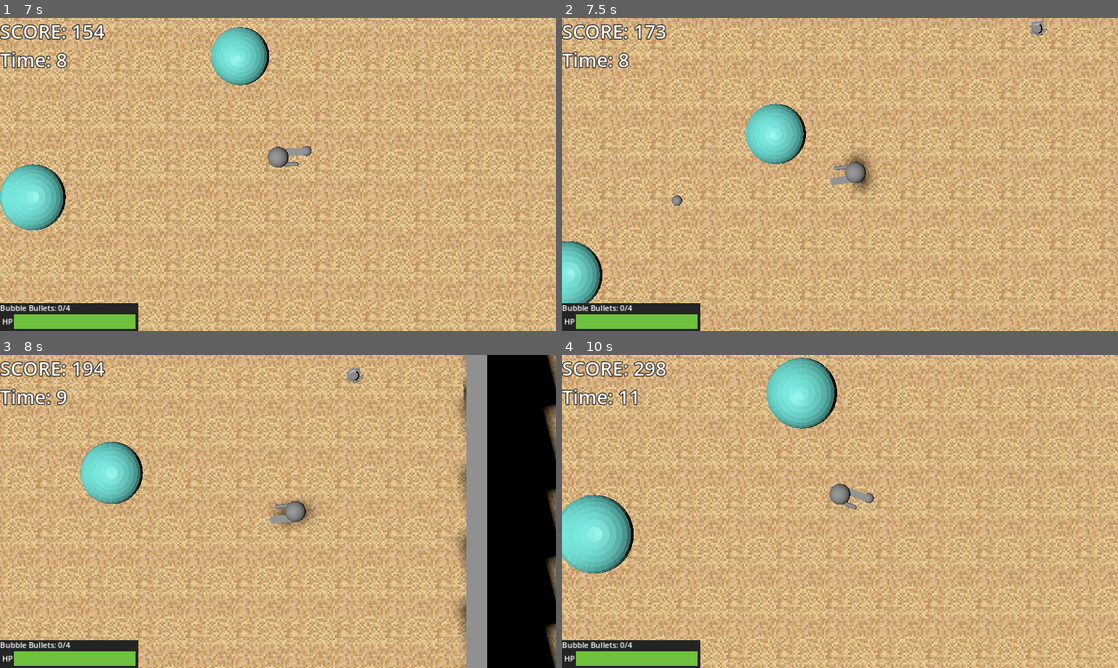
Above: before the commit, frames 1-4 (two rows, left to right).
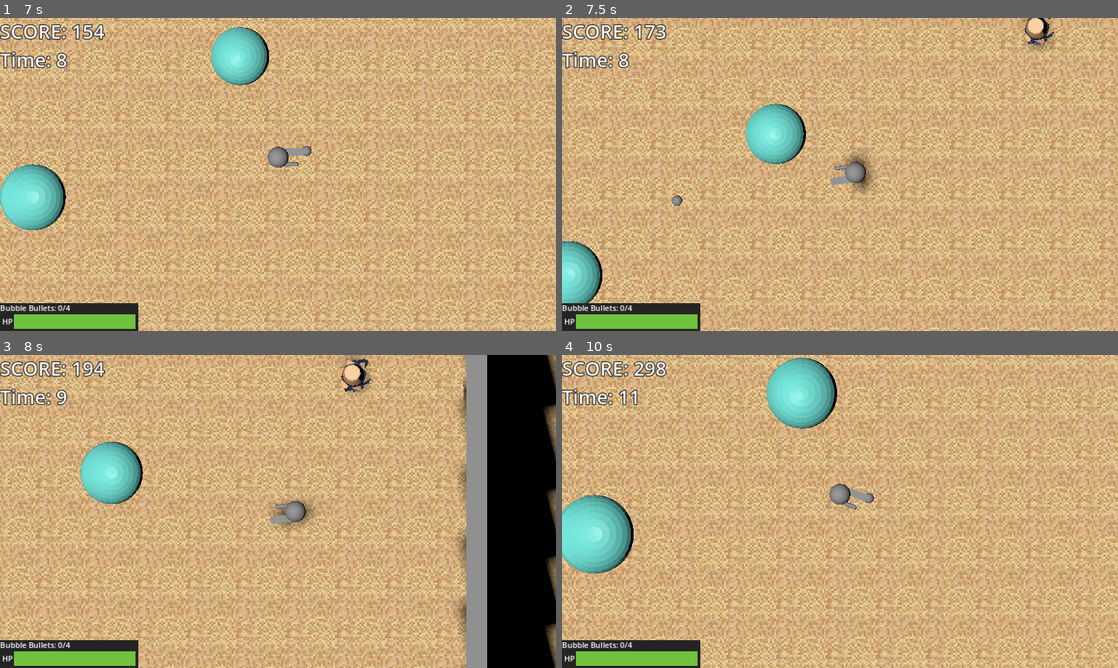
Above: after the commit, the same moments.

Repository: BlackBarman/GGJ_2025
Game: Godot game, scene res://Levels/level.tscn
Two runs of this game, one before a commit and one after it. Both use one fixed random seed, a clock stepped at 60 frames per second and the inputs below.
Inputs (mouse positions are in pixels of both pictures, inside the frame that each line leads up to):
- Up to frame 1 (7 s): tap Enter (ui_accept) at 0.5, 0.77, 1.52, 3.02, 3.77, 4.52, 6.02, 6.77 s; move the mouse to (400, 158) at 0.52 s; press the mouse at (400, 158) at 0.53 s; hold Right (ui_right) 0.53-1.28 s; move the mouse to (166, 190) at 1.27 s; release the mouse at (166, 190) at 1.28 s; hold Down (ui_down) 1.28-2.03 s; click (166, 190) at 1.35 s; move the mouse to (333, 105) at 2.02 s; press the mouse at (333, 105) at 2.03 s; hold Right (ui_right) 2.03-2.78 s; move the mouse to (250, 237) at 2.77 s; release the mouse at (250, 237) at 2.78 s; hold Up (ui_up) 2.78-3.53 s; click (250, 237) at 2.85 s; move the mouse to (444, 221) at 3.52 s; press the mouse at (444, 221) at 3.53 s; hold Left (ui_left) 3.53-5.03 s; move the mouse to (111, 127) at 4.27 s; release the mouse at (111, 127) at 4.28 s; click (111, 127) at 4.35 s; move the mouse to (305, 174) at 5.02 s; press the mouse at (305, 174) at 5.03 s; hold Down (ui_down) 5.03-5.78 s; move the mouse to (194, 96) at 5.77 s; release the mouse at (194, 96) at 5.78 s; hold Right (ui_right) 5.78-6.53 s; click (194, 96) at 5.85 s; move the mouse to (400, 158) at 6.52 s; press the mouse at (400, 158) at 6.53 s; hold Up (ui_up) from 6.53 s (still down)
- Up to frame 2 (7.5 s): move the mouse to (728, 190) at 7.27 s; release Up (ui_up) at 7.28 s; release the mouse at (728, 190) at 7.28 s; hold Right (ui_right) from 7.28 s (still down); click (728, 190) at 7.35 s
- Up to frame 3 (8 s): keep holding Right (ui_right); tap Enter (ui_accept) at 7.52 s
- Up to frame 4 (10 s): move the mouse to (895, 442) at 8.02 s; release Right (ui_right) at 8.03 s; press the mouse at (895, 442) at 8.03 s; hold Down (ui_down) 8.03-8.78 s; move the mouse to (812, 574) at 8.77 s; release the mouse at (812, 574) at 8.78 s; hold Left (ui_left) 8.78-9.53 s; click (812, 574) at 8.85 s; tap Enter (ui_accept) at 9.02, 9.77 s; move the mouse to (1006, 558) at 9.52 s; press the mouse at (1006, 558) at 9.53 s; hold Up (ui_up) from 9.53 s (still down)

Frame 1 is identical in both runs. In frame 2, 0.4% of the frame differs, in the area x 82-89%, y 0-11%; in frame 3, 0.5%, in the area x 60-67%, y 0-13%; in frame 4, less than 0.1%.

Commit message:
Added animation to enemie

Diff:
--- a/ggj_2025/Art/Materials/BaseToon.tres
+++ b/ggj_2025/Art/Materials/BaseToon.tres
@@ -1,3 +1,7 @@
-[gd_resource type="StandardMaterial3D" format=3 uid="uid://xo1j38aiabwg"]
+[gd_resource type="StandardMaterial3D" load_steps=2 format=3 uid="uid://ckb2rx2effxrw"]
+
+[ext_resource type="Texture2D" uid="uid://dyhuiiuas7dgo" path="res://Art/Textures/Trimsheet_BaseColors.png" id="1_ynpgv"]
 
 [resource]
+albedo_texture = ExtResource("1_ynpgv")
+texture_filter = 0
--- a/ggj_2025/LevelIngredients/chase_enemy.gd
+++ b/ggj_2025/LevelIngredients/chase_enemy.gd
@@ -47,7 +47,7 @@
 		rotation.z =0
 		var distance_to_bubble = nav_agent.distance_to_target()
 
-		if distance_to_bubble - 0.7 < bubble_size.x:
+		if distance_to_bubble - 0.9 < bubble_size.x:
 			velocity = Vector3(0,0,0)
 			target_bubble._decrease_size(delta/damage_to_bubble)
 		else:
--- a/ggj_2025/LevelIngredients/chase_enemy.tscn
+++ b/ggj_2025/LevelIngredients/chase_enemy.tscn
@@ -1,11 +1,15 @@
-[gd_scene load_steps=5 format=3 uid="uid://cqe7wxyus1eu7"]
+[gd_scene load_steps=8 format=3 uid="uid://cqe7wxyus1eu7"]
 
 [ext_resource type="Script" path="res://LevelIngredients/chase_enemy.gd" id="1_goor2"]
 [ext_resource type="PackedScene" uid="uid://csdsbossambhx" path="res://Art/Blockout/Mesh_ChaseEnemy.gltf" id="2_1i2q0"]
+[ext_resource type="PackedScene" uid="uid://lg4uwisgtca7" path="res://LevelIngredients/mesh_enemy_Mesh.tscn" id="3_wg4sq"]
+[ext_resource type="Script" path="res://LevelIngredients/mesh_enemy_mesh.gd" id="4_gxrsl"]
 
 [sub_resource type="CapsuleShape3D" id="CapsuleShape3D_q38e3"]
 
 [sub_resource type="SphereShape3D" id="SphereShape3D_j3jo5"]
+
+[sub_resource type="AnimationRootNode" id="AnimationRootNode_lri68"]
 
 [node name="ChaseEnemy" type="CharacterBody3D" groups=["EnemyGroup", "enemies"]]
 script = ExtResource("1_goor2")
@@ -33,5 +37,30 @@
 
 [node name="Mesh_ChaseEnemy" parent="." instance=ExtResource("2_1i2q0")]
 transform = Transform3D(-0.00249795, -0.00400287, 0.999989, 0.00218327, 0.99999, 0.00400833, -0.999994, 0.00219327, -0.00248918, 0, 0, 0)
+visible = false
+
+[node name="Mesh_Enemy" parent="." instance=ExtResource("3_wg4sq")]
+transform = Transform3D(-8.74228e-08, 0, 2, 0, 2, 0, -2, 0, -8.74228e-08, 0, -0.0126564, 0)
+script = ExtResource("4_gxrsl")
+
+[node name="Skeleton3D" parent="Mesh_Enemy/Rootctr" index="0"]
+bones/0/position = Vector3(0, 0.647116, 0)
+bones/0/rotation = Quaternion(0.0557429, 0, 0, 0.998445)
+bones/2/rotation = Quaternion(0, -0.40995, 0, 0.912108)
+bones/9/rotation = Quaternion(0.14511, 0.705201, 0.692927, 0.0385657)
+bones/11/rotation = Quaternion(0.891952, 0, 0.452131, 0)
+bones/13/rotation = Quaternion(0, 0.939505, 0, -0.342535)
+bones/19/rotation = Quaternion(0.449978, 0.609903, 0.546772, 0.355779)
+bones/21/rotation = Quaternion(0.892152, 0, 0.451735, 0)
+bones/23/rotation = Quaternion(0, 0.939939, 0, -0.341343)
+
+[node name="AnimationTree" type="AnimationTree" parent="."]
+deterministic = false
+root_node = NodePath("../Mesh_Enemy")
+tree_root = SubResource("AnimationRootNode_lri68")
+advance_expression_base_node = NodePath("../Mesh_Enemy/AnimationPlayer")
+anim_player = NodePath("../Mesh_Enemy/AnimationPlayer")
 
 [connection signal="body_entered" from="DetectionCollider" to="." method="_on_detection_collider_body_entered"]
+
+[editable path="Mesh_Enemy"]
--- a/ggj_2025/LevelIngredients/enemy.tscn
+++ b/ggj_2025/LevelIngredients/enemy.tscn
@@ -1,7 +1,8 @@
-[gd_scene load_steps=5 format=3 uid="uid://cc1glweosc7j1"]
+[gd_scene load_steps=6 format=3 uid="uid://cc1glweosc7j1"]
 
 [ext_resource type="Script" path="res://LevelIngredients/chase_enemy.gd" id="1_qdhtq"]
-[ext_resource type="PackedScene" uid="uid://dvbcpyo2wiwqo" path="res://Art/Blockout/Mesh_TestEnemy.gltf" id="2_ep0hf"]
+[ext_resource type="PackedScene" uid="uid://lg4uwisgtca7" path="res://LevelIngredients/mesh_enemy_Mesh.tscn" id="2_hd34b"]
+[ext_resource type="Script" path="res://LevelIngredients/mesh_enemy_mesh.gd" id="3_dnpua"]
 
 [sub_resource type="CapsuleShape3D" id="CapsuleShape3D_q38e3"]
 radius = 0.902715
@@ -33,5 +34,19 @@
 [node name="CollisionShape3D2" type="CollisionShape3D" parent="."]
 shape = SubResource("SphereShape3D_j3jo5")
 
-[node name="Mesh_TestEnemy" parent="." instance=ExtResource("2_ep0hf")]
-transform = Transform3D(5.69185e-05, -0.00039038, 1, 0.00267499, 0.999996, 0.000390248, -0.999996, 0.00267495, 5.80035e-05, 0, 0, 0)
+[node name="Mesh_Enemy" parent="." instance=ExtResource("2_hd34b")]
+transform = Transform3D(-8.74228e-08, 0, 2, 0, 2, 0, -2, 0, -8.74228e-08, 0, -0.0126564, 0)
+script = ExtResource("3_dnpua")
+
+[node name="Skeleton3D" parent="Mesh_Enemy/Rootctr" index="0"]
+bones/0/position = Vector3(0, 0.647116, 0)
+bones/0/rotation = Quaternion(0.0557429, 0, 0, 0.998445)
+bones/2/rotation = Quaternion(0, -0.40995, 0, 0.912108)
+bones/9/rotation = Quaternion(0.14511, 0.705201, 0.692927, 0.0385657)
+bones/11/rotation = Quaternion(0.891952, 0, 0.452131, 0)
+bones/13/rotation = Quaternion(0, 0.939505, 0, -0.342535)
+bones/19/rotation = Quaternion(0.449978, 0.609903, 0.546772, 0.355779)
+bones/21/rotation = Quaternion(0.892152, 0, 0.451735, 0)
+bones/23/rotation = Quaternion(0, 0.939939, 0, -0.341343)
+
+[editable path="Mesh_Enemy"]
--- /dev/null
+++ b/ggj_2025/LevelIngredients/mesh_enemy_Mesh.tscn
@@ -0,0 +1,24 @@
+[gd_scene load_steps=2 format=3 uid="uid://lg4uwisgtca7"]
+
+[ext_resource type="PackedScene" uid="uid://dfsbki5xhuuy5" path="res://Mesh_Enemy.gltf" id="1_sgmue"]
+
+[node name="Mesh_Enemy" instance=ExtResource("1_sgmue")]
+transform = Transform3D(1, 0, 0, 0, 1, 0, 0, 0, 1, 0, -0.442847, 0.972116)
+
+[node name="Skeleton3D" parent="Rootctr" index="0"]
+bones/0/position = Vector3(-0.00381191, 0.670906, -0.0648066)
+bones/0/rotation = Quaternion(-0.11085, 0, 0, 0.993837)
+bones/2/rotation = Quaternion(0, 0.955439, 0, 0.295188)
+bones/9/rotation = Quaternion(0.237723, 0.61581, 0.667159, 0.345203)
+bones/11/rotation = Quaternion(0.90654, 0, 0.422119, 0)
+bones/11/scale = Vector3(1, 1, 1)
+bones/13/rotation = Quaternion(0, 0.969062, 0, -0.246819)
+bones/15/scale = Vector3(1, 1, 1)
+bones/17/rotation = Quaternion(0, 0.0415468, 0, 0.999137)
+bones/19/rotation = Quaternion(0.170455, 0.649735, 0.68761, 0.275649)
+bones/19/scale = Vector3(1, 1, 1)
+bones/21/rotation = Quaternion(0.885387, 0, 0.464854, 0)
+bones/23/rotation = Quaternion(0, 0.923907, 0, -0.382616)
+bones/23/scale = Vector3(1, 1, 1)
+bones/25/scale = Vector3(1, 1, 1)
+bones/27/rotation = Quaternion(0, 0.0829926, 0, 0.99655)
--- /dev/null
+++ b/ggj_2025/LevelIngredients/mesh_enemy_mesh.gd
@@ -0,0 +1,11 @@
+extends Node3D
+
+
+# Called when the node enters the scene tree for the first time.
+func _ready() -> void:
+	$AnimationPlayer.play("Walk")
+
+
+# Called every frame. 'delta' is the elapsed time since the previous frame.
+func _process(delta: float) -> void:
+	pass
